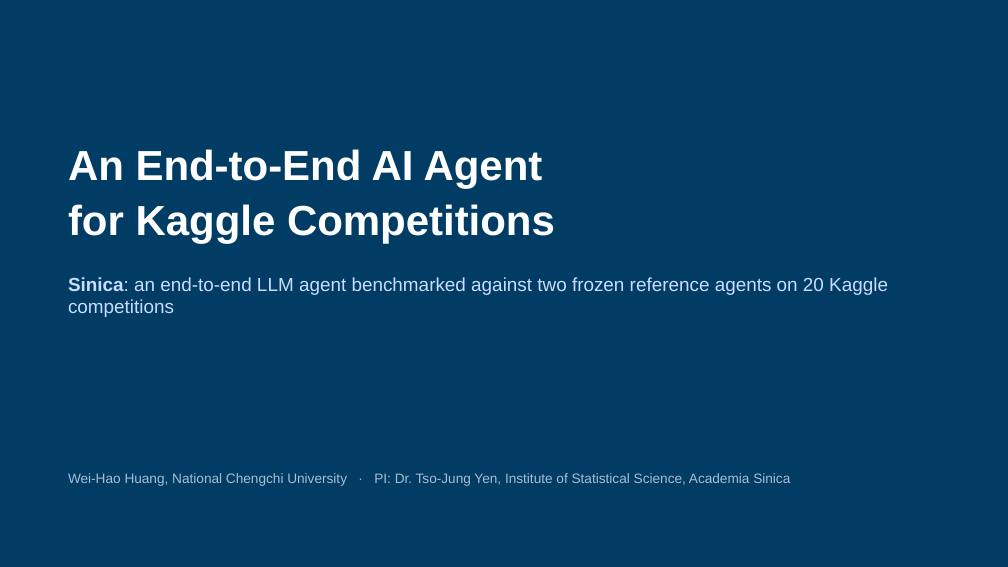
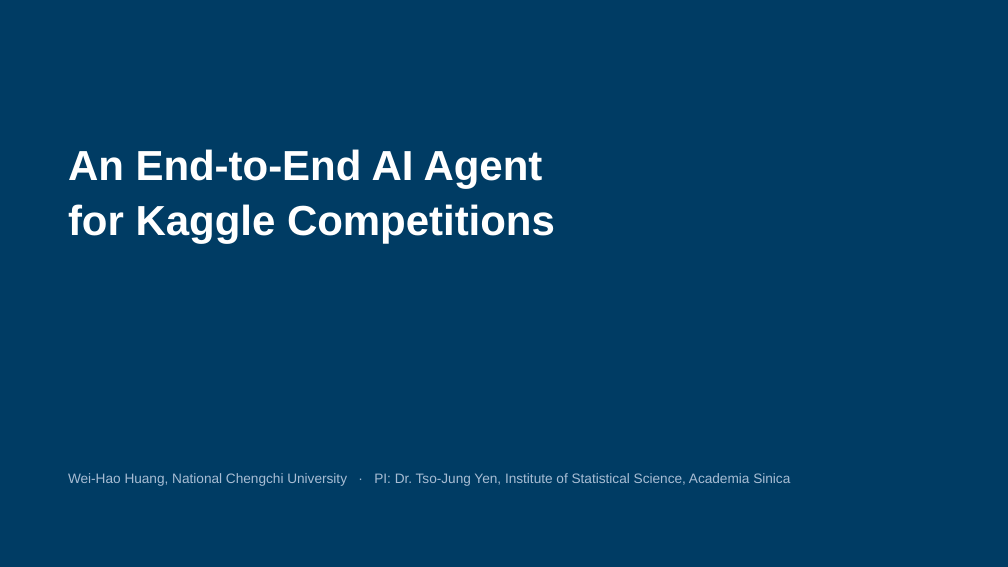
Before and after one commit to 930731haohao-afk/kaggle-agent, a slide deck: slide 1 of docs/presentation/slides_4min.pptx. Drawn at 1008x567 pixels with LibreOffice and Linux fonts; fonts in the diff are those of the drawing. Boxes give left, top, right and bottom in pixels: in the first picture for what was removed or moved away, otherwise in the second. Text is boxed around its words. In the diff, an @@ line names an element or a change of style, - is before the commit and + after.

```diff
--- a/docs/presentation/slides_4min.pptx
+++ b/docs/presentation/slides_4min.pptx
@@ text removed at (68,277,888,317) @@
-Sinica: an end-to-end LLM agent benchmarked against two frozen reference agents on 20 Kaggle competitions
```
Also in this commit, not shown: 3 other slides changed, 9 other files.
